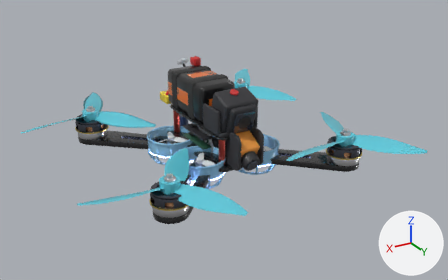
The glTF model public/station/fpv.glb: old version first, new version second.
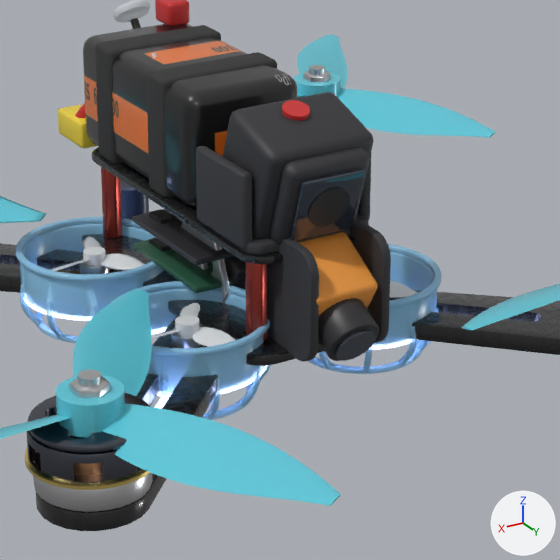
Each version is shown whole from a 50 mm lens placed at (0.247, 0.432, 0.225), pointed at (-0.002, 0.016, 0.017), then close up on the part from 32% to 71% of the width and 21% to 83% of the height. Lighting does not change. The marker at lower right points along +X, +Y and +Z. The first two pictures are the older version. Vertices at exactly the same position are counted once.

The scene before the commit, as lines of its bpy script (objects in view):
```python
ob_quad_body = bpy.data.objects.new('quad_body', me_quad_body)
ob_quad_body.location = (0.0, 0.0, 0.0025)
ob_quad_rotor_fr = bpy.data.objects.new('quad_rotor_fr', me_quad_rotor_fr)
ob_quad_rotor_fr.location = (0.08, 0.08, 0.0)
ob_whoop_body = bpy.data.objects.new('whoop_body', me_whoop_body)
ob_whoop_body.location = (0.0, 0.0, 0.0011)
# also in view: 'quad_rotor_fl' at (-0.068, 0.076, 0.022); 'quad_rotor_rl' at (-0.068, -0.076, 0.022); 'whoop_rotor_rr' at (0.029, -0.027, 0.009); 'whoop_rotor_fr' at (0.029, 0.027, 0.009); 'quad_rotor_rr' at (0.092, -0.084, 0.022)
```
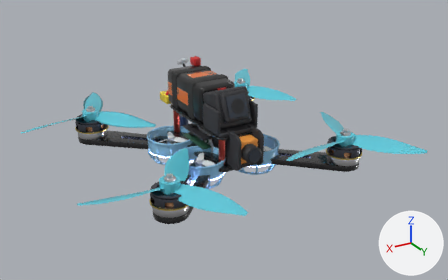
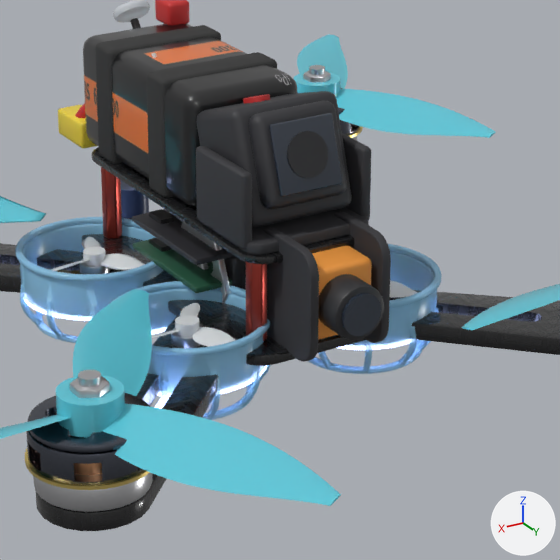
Where the change shows, as pixel boxes [x1, y1, x2, y2] in the close-ups (560 x 560 px; the box of a moved part takes in the faces that stretch with it):
'quad_cam', added: after [312, 245, 384, 340]
    faces in mat_plastic (black #2c2c2f): [319, 274, 384, 340]
    faces in mat_tpu (orange #ed993f): [312, 245, 372, 340]
    faces in mat_lensglass (dark blue #27303f): [341, 293, 381, 336]
part 1 of me_quad_body, moved or reshaped: before [282, 100, 310, 121]; after [243, 94, 270, 104]
part 2 of me_quad_body, moved or reshaped: before [269, 147, 370, 244]; after [249, 101, 347, 209]
part 3 of me_quad_body, moved or reshaped: before [290, 169, 365, 241]; after [269, 113, 343, 197]
part 4 of me_quad_body, moved or reshaped: before [335, 329, 376, 361]; after [287, 131, 328, 178]
part 5 of me_quad_body, deleted: before [318, 298, 379, 361]
part 6 of me_quad_body, deleted: before [298, 232, 378, 315]
part 7 of me_quad_body, deleted: before [308, 188, 350, 227]
part 8 of me_quad_body, moved or reshaped: before [223, 92, 374, 239]; after [196, 91, 352, 228]

The edits, one by one:
me_quad_body is used by ob_quad_body; location (0.0, 0.0, 0.0025).
me_quad_body had 6262 vertices, 12368 faces and spanned x -0.093..0.093, y -0.093..0.093, z -0.002..0.069.
me_quad_body now has 5910 vertices, 11676 faces and spans x -0.093..0.093, y -0.093..0.093, z -0.002..0.069.
me_quad_body part 1: the loose piece of 40 vertices spanning x -0.004..0.004, y 0.032..0.039, z 0.061..0.064 is turned 36 degrees about the x axis through its middle, then moved by (0.0, -0.019, -0.002).
me_quad_body part 2: the loose piece of 96 vertices spanning x -0.012..0.012, y 0.041..0.053, z 0.032..0.055 is turned 36 degrees about the x axis through its middle, then moved by (0.0, -0.01, 0.008).
me_quad_body part 3: the loose piece of 96 vertices spanning x -0.009..0.009, y 0.047..0.054, z 0.034..0.051 is turned 36 degrees about the x axis through its middle, then moved by (0.0, -0.01, 0.01).
me_quad_body part 4: the loose piece of 64 vertices spanning x -0.005..0.005, y 0.061..0.067, z 0.005..0.015 is scaled about its middle by (1.05, -0.559, 1.15), then moved by (0.0, -0.023, 0.043), in mat_plastic (black #2c2c2f).
me_quad_body part 5: the loose piece of 192 vertices spanning x -0.007..0.007, y 0.05..0.067, z 0.005..0.022 is deleted.
me_quad_body part 6: the loose piece of 96 vertices spanning x -0.009..0.009, y 0.036..0.06, z 0.007..0.032 is deleted.
me_quad_body part 7: the loose piece of 64 vertices spanning x -0.006..0.006, y 0.049..0.053, z 0.037..0.048 is deleted.
me_quad_body part 8: 14 vertices moved from x -0.015..0.015, y 0.022..0.047, z 0.032..0.063 to x -0.015..0.015, y 0.013..0.038, z 0.032..0.063; 72 vertices removed from x -0.015..0.015, y 0.02..0.049, z 0.03..0.064; 72 vertices added at x -0.015..0.015, y 0.011..0.04, z 0.03..0.064.
me_quad_body no longer uses material mat_tpu (orange #ed993f).
Mesh me_quad_cam is new.
It has 352 vertices, 692 faces and spans x -0.0095..0.0095, y -0.0095..0.019, z -0.0095..0.0095.
Faces by material slot: [188, 380, 124].
It uses material mat_tpu (orange #ed993f).
It uses material mat_plastic (black #2c2c2f).
It uses material mat_lensglass (dark blue #27303f).
Object 'quad_cam' (ob_quad_cam) is new; it shows me_quad_cam.
Its location is (0.0, 0.048, 0.022).
